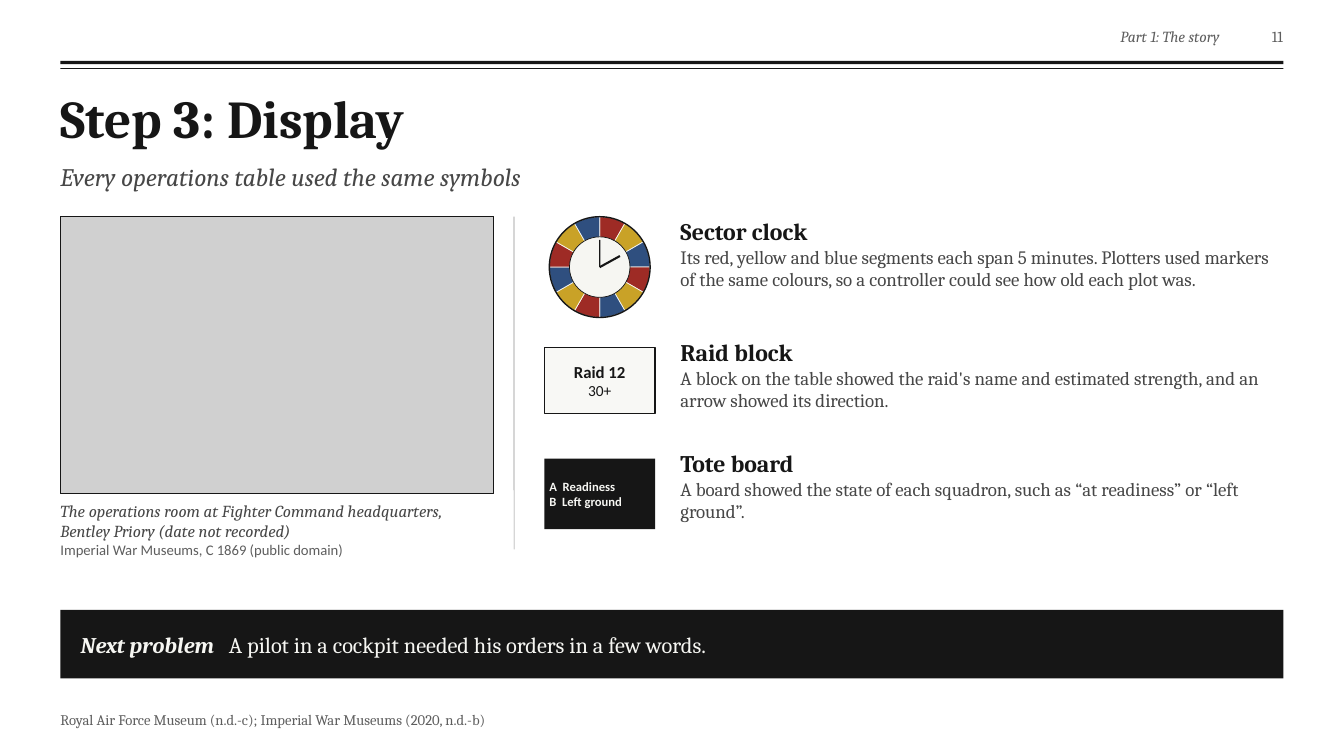
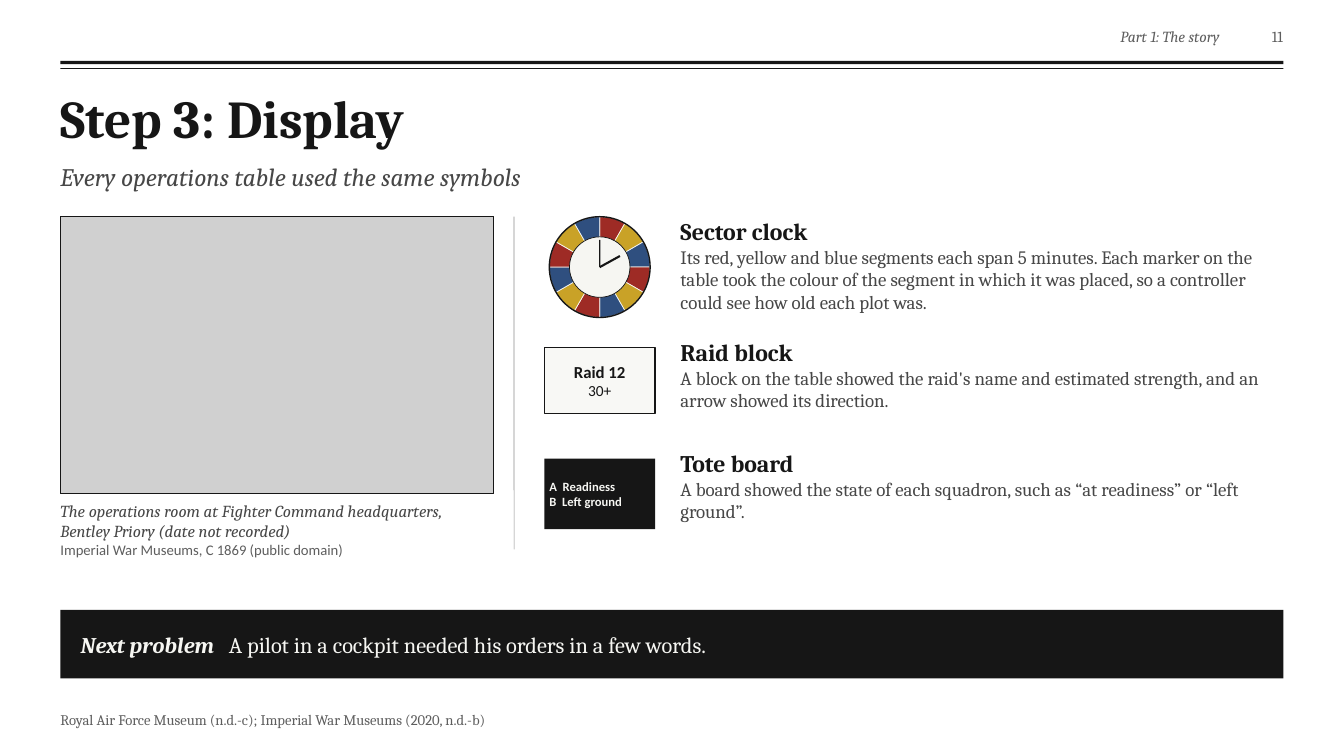
Before and after one commit to fengyiqicoder/fumadocs, a slide deck: slide 11 of dowding-presentation/Dowding_Effective_Communication.pptx. Drawn at 1344x756 pixels with LibreOffice and Linux fonts; fonts in the diff are those of the drawing; grey boxes stand for pictures; background and template pictures are left out. Boxes give left, top, right and bottom in pixels: in the first picture for what was removed or moved away, otherwise in the second. Text is boxed around its words. In the diff, an @@ line names an element or a change of style, - is before the commit and + after.

```diff
--- a/dowding-presentation/Dowding_Effective_Communication.pptx
+++ b/dowding-presentation/Dowding_Effective_Communication.pptx
@@ text at (x1=680, y1=251, x2=1252, y2=313): text changed @@
-Its red, yellow and blue segments each span 5 minutes. Plotters used markers of the same colours, so a controller could see how old each plot was.
+Its red, yellow and blue segments each span 5 minutes. Each marker on the table took the colour of the segment in which it was placed, so a controller could see how old each plot was.
```
Also in this commit, not shown: 14 other slides changed, 2 other files.
